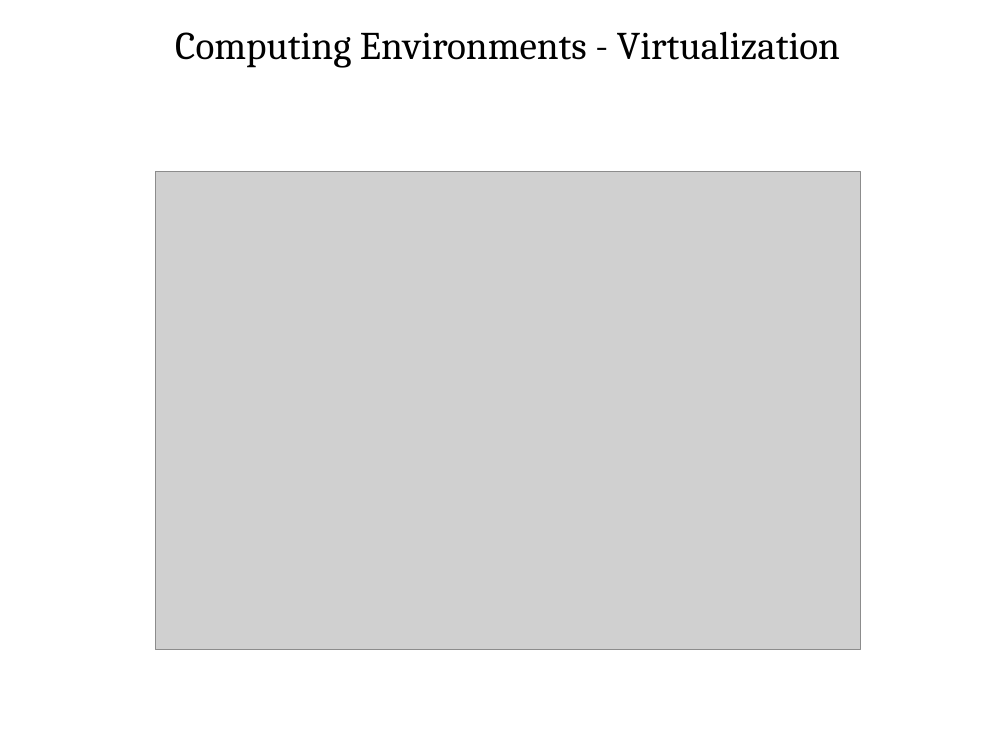
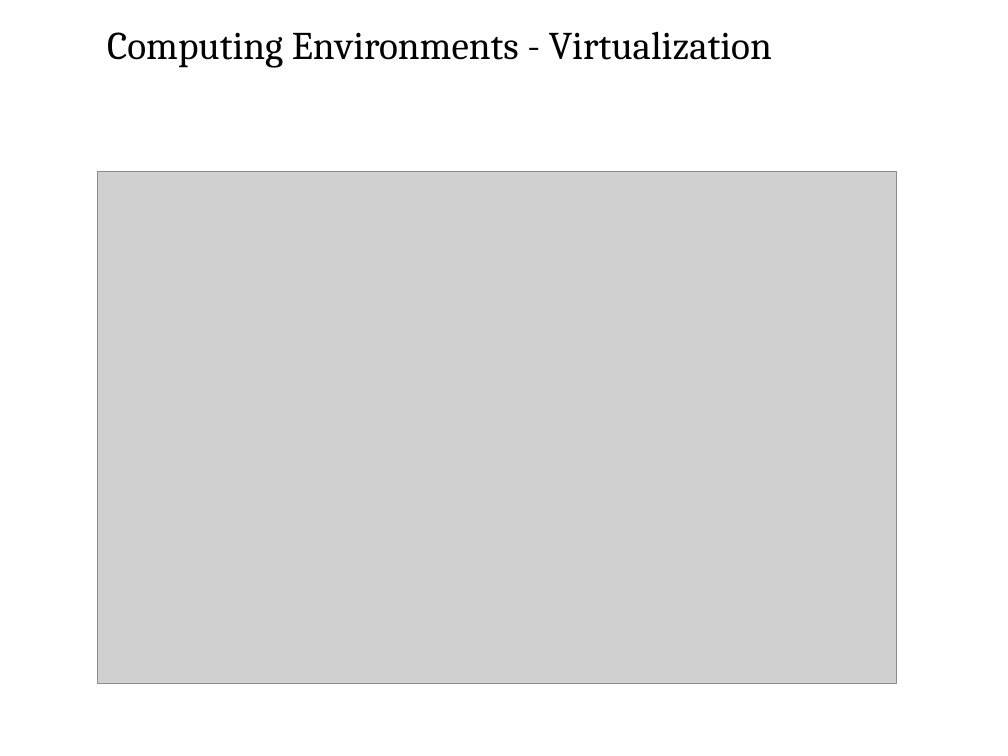
Before and after one commit to josiahkeaton/Training-Materials, a slide deck: slide 54 of Software Testing/Fundamentals of Computer & OS Concepts/ch1.ppt. Drawn at 1008x756 pixels with LibreOffice and Linux fonts; fonts in the diff are those of the drawing; grey boxes stand for pictures; background and template pictures are left out. Boxes give left, top, right and bottom in pixels: in the first picture for what was removed or moved away, otherwise in the second. Text is boxed around its words. In the diff, an @@ line names an element or a change of style, - is before the commit and + after.

```diff
--- a/Software Testing/Fundamentals of Computer & OS Concepts/ch1.ppt
+++ b/Software Testing/Fundamentals of Computer & OS Concepts/ch1.ppt
@@ title "Computing Environments - Virtualization": place and size @@
-title "Computing Environments - Virtualization" at [175, 31, 840, 68]
+title "Computing Environments - Virtualization" at [107, 31, 772, 68]
@@ picture: place and size @@
-picture at [155, 171, 860, 649]
+picture at [97, 171, 896, 683]
```
Also in this commit, not shown: 31 other slides changed, 24 other files.
